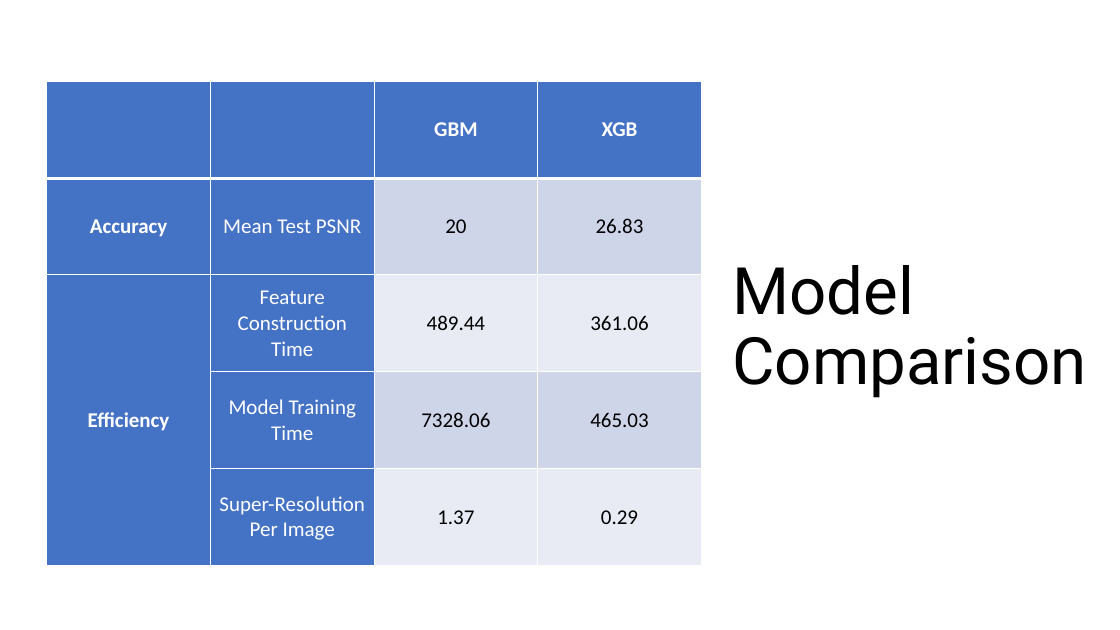
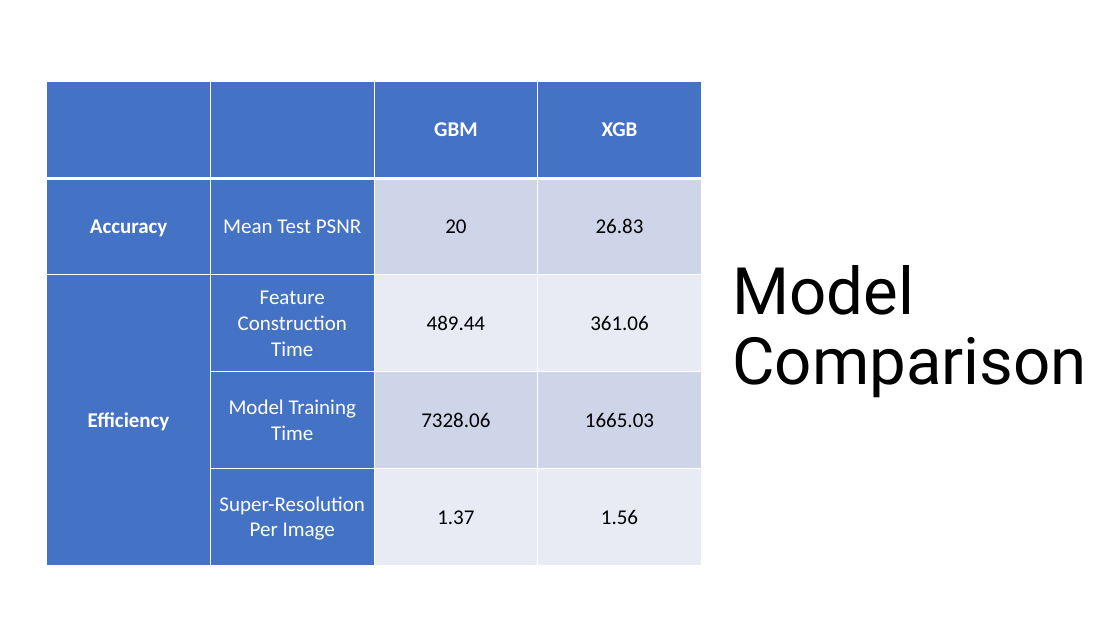
Before and after one commit to TZstatsADS/Spring2019-Proj3-grp11, a slide deck: slide 9 of doc/Presentation/PPT Yiyang Zeng.pptx. Drawn at 1120x630 pixels with LibreOffice and Linux fonts; fonts in the diff are those of the drawing. Boxes give left, top, right and bottom in pixels: in the first picture for what was removed or moved away, otherwise in the second. Text is boxed around its words. In the diff, an @@ line names an element or a change of style, - is before the commit and + after.

```diff
--- a/doc/Presentation/PPT Yiyang Zeng.pptx
+++ b/doc/Presentation/PPT Yiyang Zeng.pptx
@@ table at (x1=47, y1=82, x2=702, y2=565) @@
-row 4, column 4: 465.03
+row 4, column 4: 1665.03
-row 5, column 4: 0.29
+row 5, column 4: 1.56
```
Also in this commit, not shown: 2 other slides changed.
